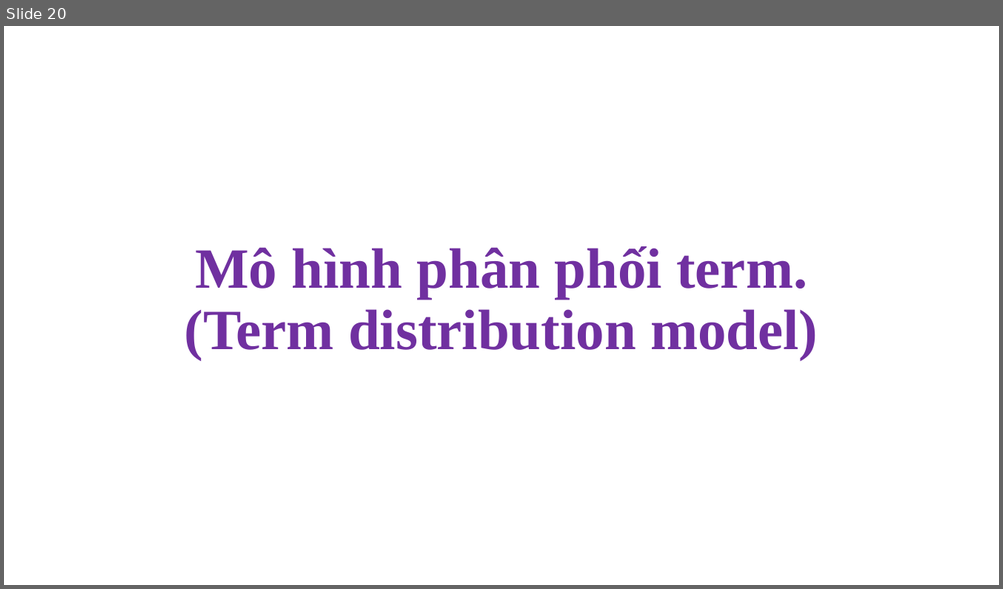
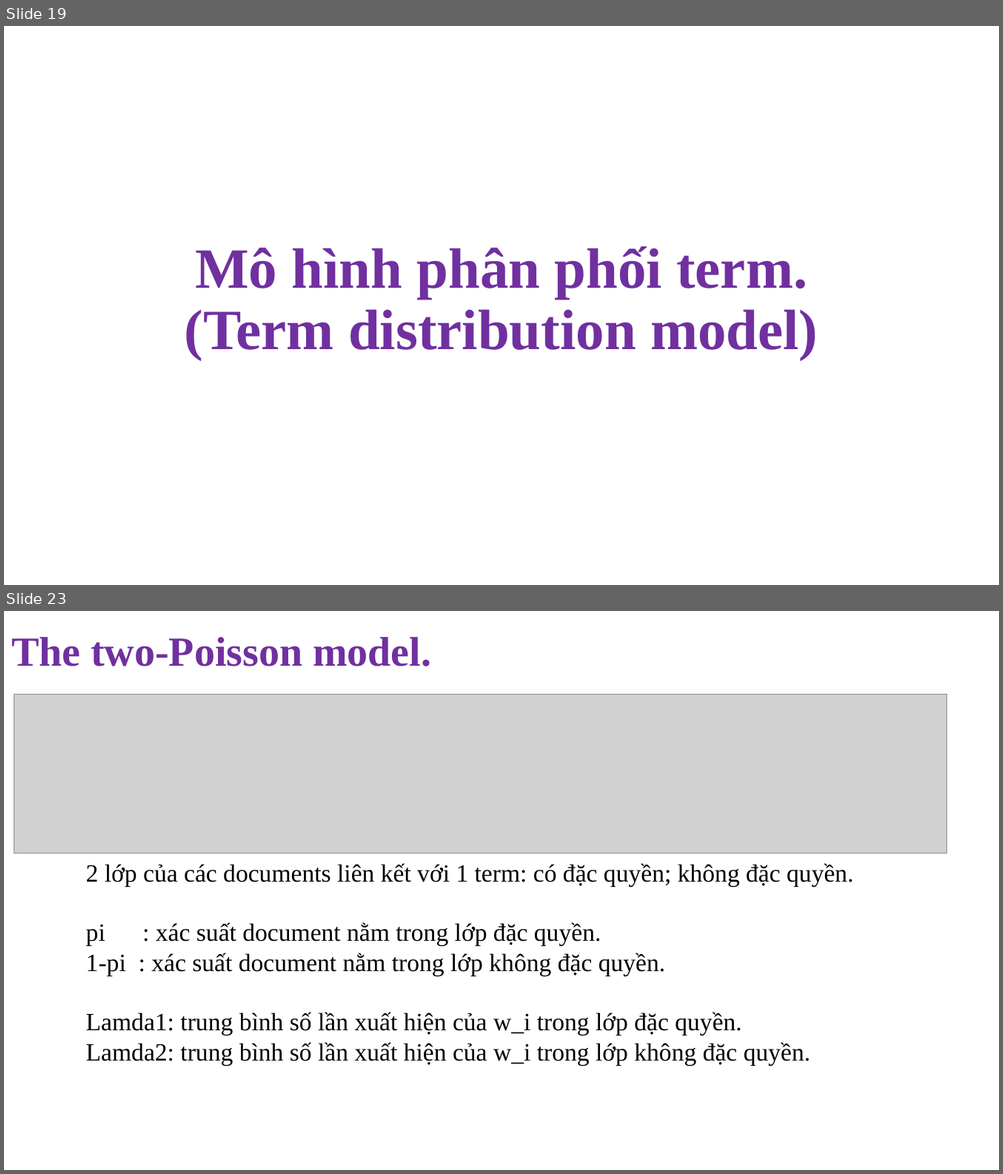
Before and after one commit to NghiLamPhuc/NLP., a slide deck: IR/Presentation1.pptx. Shown one above the other, each under a label of ours: slide 20 before the commit, slides 19 and 23 after it; the slides between them are not shown. The pictures are 1003x589 and 1003x1174 pixels, drawn with LibreOffice and Linux fonts; fonts in the diff are those of the drawing; grey boxes stand for pictures. Boxes give left, top, right and bottom in pixels: in the first picture for what was removed or moved away, otherwise in the second. Text is boxed around its words. In the diff, an @@ line names an element or a change of style, - is before the commit and + after.

```diff
--- a/IR/Presentation1.pptx
+++ b/IR/Presentation1.pptx
@@ slide 23 added at (4,611,999,1170), background #FFFFFF @@
@@ text added at (11,637,431,667), 40 pt, text #7030A0, bold @@
+The two-Poisson model.
@@ picture added at (14,694,947,854) @@
@@ text added at (86,863,854,1065), 24 pt, text #000000 @@
+2 lớp của các documents liên kết với 1 term: có đặc quyền; không đặc quyền.
+pi : xác suất document nằm trong lớp đặc quyền.
+1-pi : xác suất document nằm trong lớp không đặc quyền.
+Lamda1: trung bình số lần xuất hiện của w_i trong lớp đặc quyền.
+Lamda2: trung bình số lần xuất hiện của w_i trong lớp không đặc quyền.
@@ what was slide 20 is now slide 19 @@
```
Also in this commit, not shown: 3 slides changed, 10 other slides added, 1 slide removed, 19 other files.
